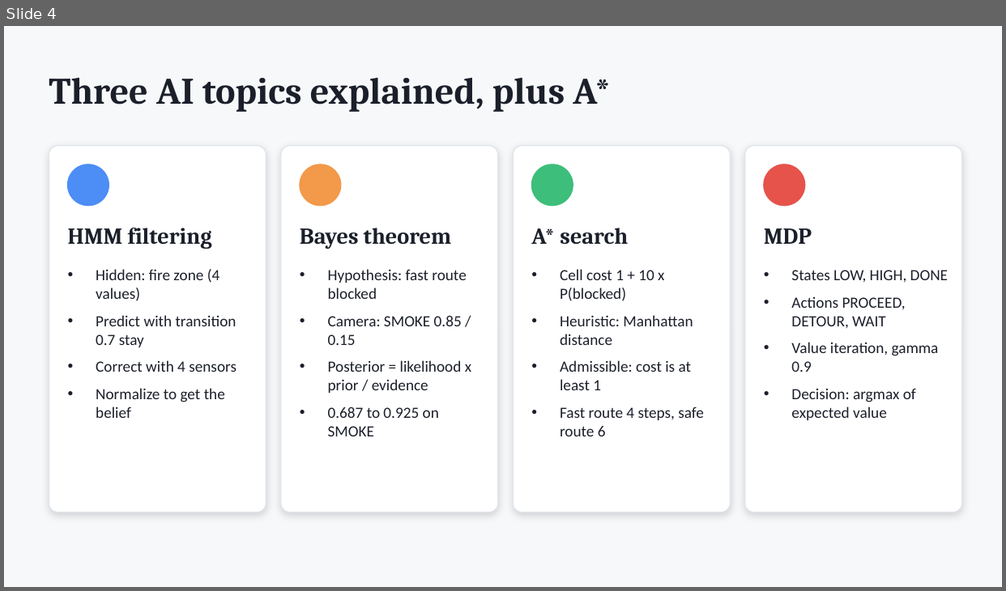
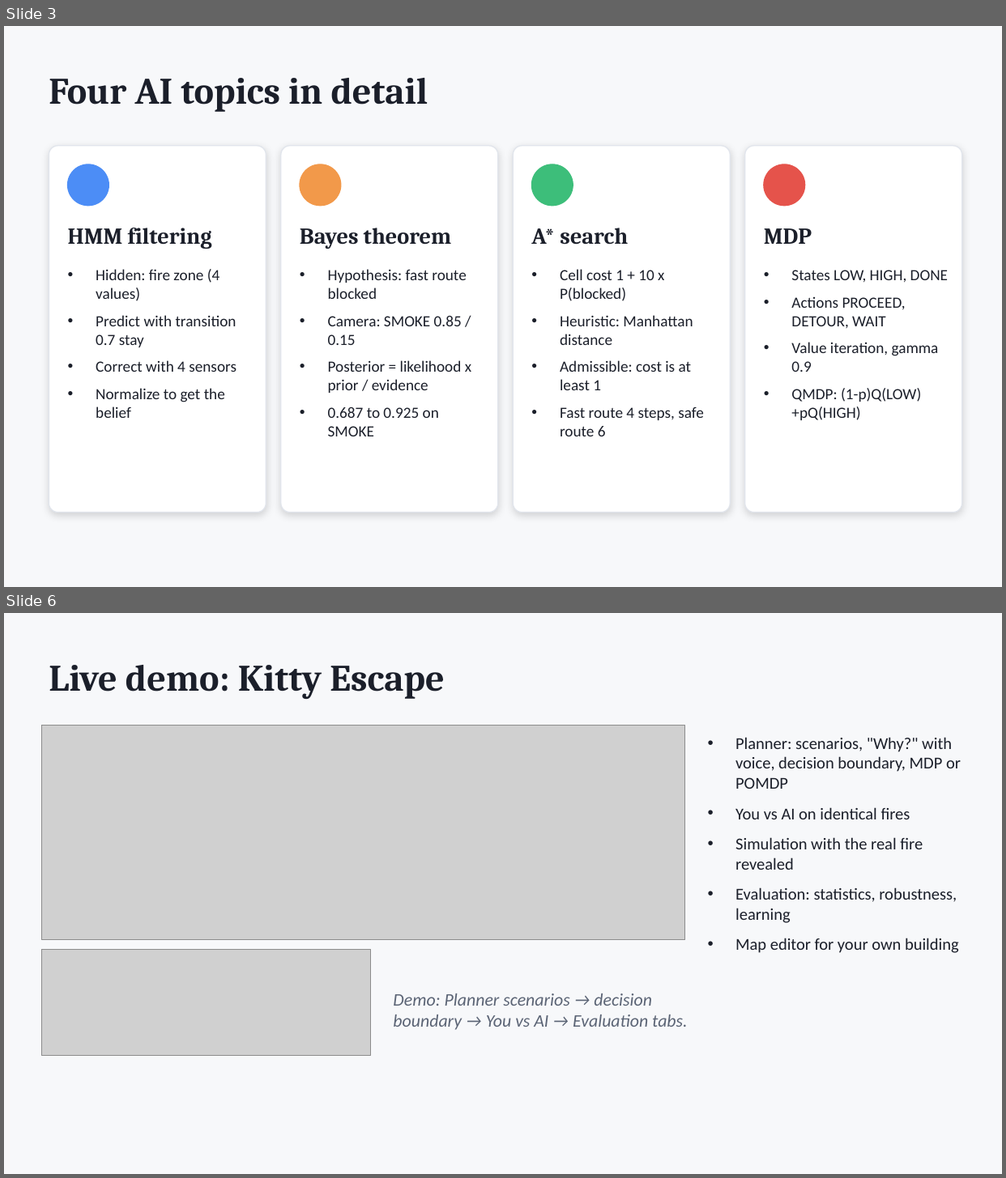
Before and after one commit to eerier79/evacuation-ai-assistant, a slide deck: docs/Presentation.pptx. Shown one above the other, each under a label of ours: slide 4 before the commit, slides 3 and 6 after it; the slides between them are not shown. The pictures are 1006x591 and 1006x1178 pixels, drawn with LibreOffice and Linux fonts; fonts in the diff are those of the drawing; grey boxes stand for pictures. Boxes give left, top, right and bottom in pixels: in the first picture for what was removed or moved away, otherwise in the second. Text is boxed around its words. In the diff, an @@ line names an element or a change of style, - is before the commit and + after.

```diff
--- a/docs/Presentation.pptx
+++ b/docs/Presentation.pptx
@@ slide 6 added at (4, 613, 1002, 1174), background #F7F8FA @@
@@ text added at (49, 665, 445, 699), 36 pt, text #1B1F2A, bold @@
+Live demo: Kitty Escape
@@ picture added at (41, 726, 685, 940) @@
@@ text added at (735, 737, 961, 953), 16 pt, text #1B1F2A @@
+• Planner: scenarios, "Why?" with voice, decision boundary, MDP or POMDP
+• You vs AI on identical fires
+• Simulation with the real fire revealed
+• Evaluation: statistics, robustness, learning
+• Map editor for your own building
@@ picture added at (41, 950, 371, 1055) @@
@@ text added at (393, 994, 687, 1030), 17 pt, text #5B6475, italic @@
+Demo: Planner scenarios → decision boundary → You vs AI → Evaluation tabs.
@@ what was slide 4 is now slide 3 @@
@@ slide 3 changed as well @@
@@ text at (49, 78, 428, 112): text changed @@
-Three AI topics explained, plus A*
+Four AI topics in detail
@@ text at (791, 388, 921, 420): text changed @@
-• Decision: argmax of expected value
+• QMDP: (1-p)Q(LOW)+pQ(HIGH)
```
Also in this commit, not shown: 4 other slides changed, 1 other slide added, 2 slides removed, 36 other files.
